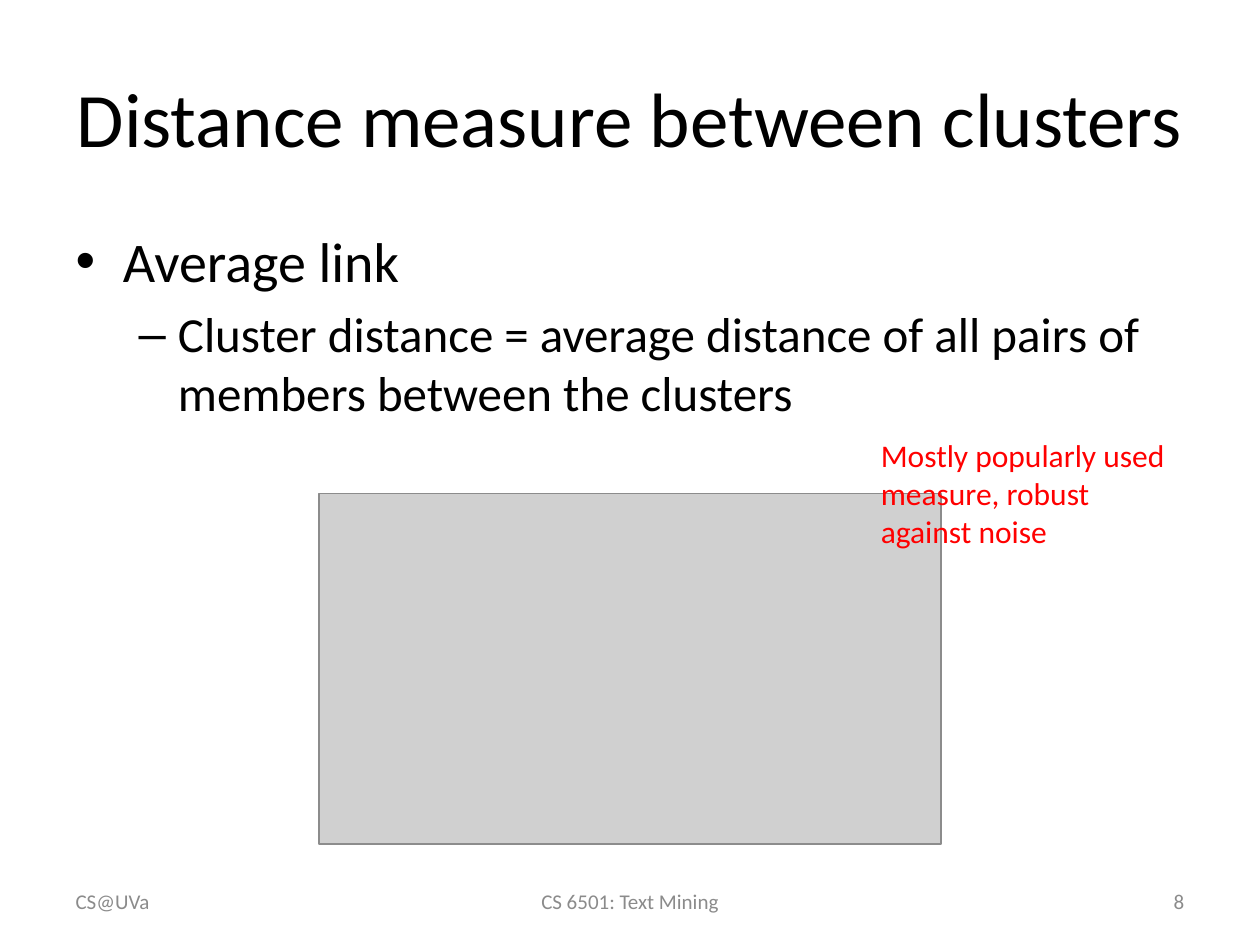
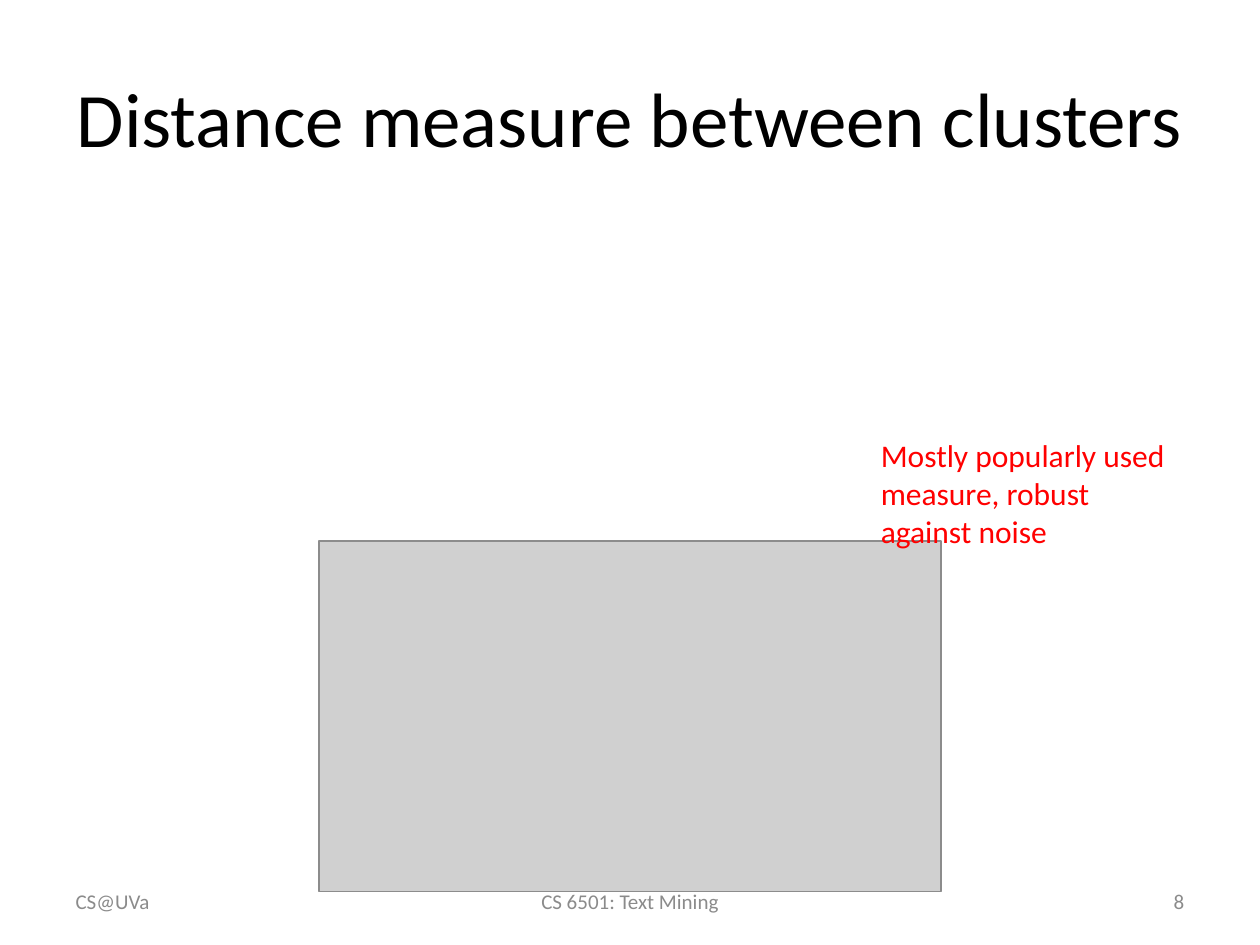
Before and after one commit to wang296/CS6501-Text-Mining, a slide deck: slide 8 of docs/Hierarchical clustering.pptx. Drawn at 1260x945 pixels with LibreOffice and Linux fonts; fonts in the diff are those of the drawing; grey boxes stand for pictures. Boxes give left, top, right and bottom in pixels: in the first picture for what was removed or moved away, otherwise in the second. Text is boxed around its words. In the diff, an @@ line names an element or a change of style, - is before the commit and + after.

```diff
--- a/docs/Hierarchical clustering.pptx
+++ b/docs/Hierarchical clustering.pptx
@@ text removed at [123, 243, 1139, 412] @@
-• Average link
-  – Cluster distance = average distance of all pairs of members between the clusters
@@ picture: place and size @@
-picture at [319, 494, 941, 844]
+picture at [319, 541, 941, 891]
```
Also in this commit, not shown: 5 other slides changed, 8 other files.
